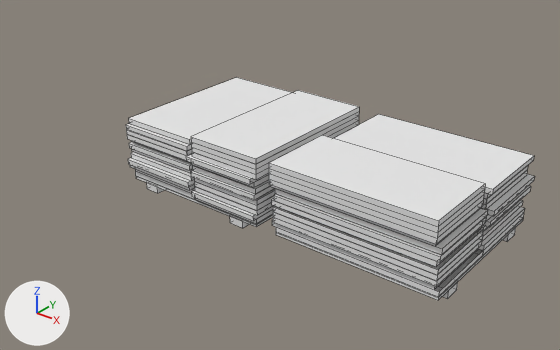
What one commit did to the Blender file Assets/Meshes/Buildings/Other/PlywoodStack.blend.
Rendered twice from a camera (50 mm lens) standing at (5.92, -6.74, 3.91) and looking at (0.42, 0.13, -0.35). Every picture has the same lights, and +X, +Y and +Z are marked at lower left. Mesh edges are drawn as thin lines.
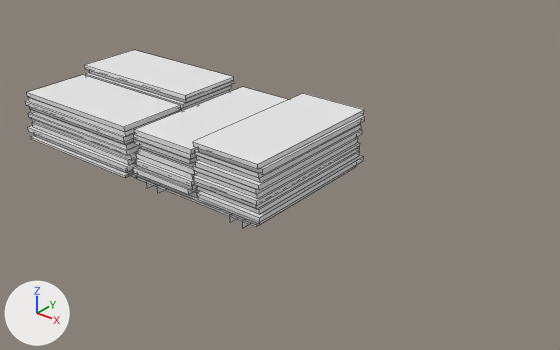
What changed in the scene script:
```text
Change me_cube:
    remove me_cube.from_pydata(...)  # 456 vertices, 296 faces, 18 loose edges; spans x -1.11..3.27, y -1.06..1.11, z -0.5..0.46
    add me_cube.from_pydata(...)  # 400 vertices, 288 faces; spans x -3.21..1.07, y -1.05..1.1, z -0.5..0.39
    me_cube part 1: the loose piece of 8 vertices spanning x -1.07..-0.03, y -1.02..0.98, z -0.25..-0.19 is scaled about its middle by (0.923, 0.975, 1.01), then moved by (1.07, 0.04, -0.13)
    me_cube part 2: the loose piece of 8 vertices spanning x -1.04..0.0, y -1.06..0.94, z -0.18..-0.12 is scaled about its middle by (0.923, 1.04, 1.01), then moved by (1.08, 0.11, -0.13)
    me_cube part 3: the loose piece of 8 vertices spanning x -1.04..0.0, y -1.01..0.99, z -0.12..-0.06 is scaled about its middle by (0.923, 1.01, 1.01), then moved by (1.04, 0.06, -0.13)
    me_cube part 4: the loose piece of 8 vertices spanning x -1.09..-0.04, y -0.96..1.04, z -0.06..0.01 is scaled about its middle by (0.923, 1.04, 1.01), then moved by (1.06, 0.02, -0.13)
    me_cube part 5: the loose piece of 8 vertices spanning x -1.07..-0.02, y -1.0..1.0, z 0.01..0.07 is scaled about its middle by (0.923, 1.03, 1.01), then moved by (1.07, 0.02, -0.12)
    me_cube part 6: the loose piece of 8 vertices spanning x -1.11..-0.06, y -0.94..1.06, z 0.07..0.13 is scaled about its middle by (0.923, 1, 1.01), then moved by (1.09, -0.03, -0.13)
    me_cube part 7: the loose piece of 8 vertices spanning x -1.07..-0.03, y -1.02..0.98, z 0.26..0.32 is scaled about its middle by (0.923, 0.989, 1.13), then moved by (1.05, 0.03, -0.25)
    me_cube part 8: the loose piece of 8 vertices spanning x -1.07..-0.03, y -0.97..1.03, z 0.32..0.39 is scaled about its middle by (0.923, 1.02, 1.01), then moved by (1.1, 0.0, -0.25)
    me_cube part 9: the loose piece of 8 vertices spanning x 1.19..3.19, y 0.03..1.07, z 0.26..0.32 is scaled about its middle by (0.482, 1.92, 1.13), then moved by (-1.67, -0.49, -0.12)
    me_cube part 10: the loose piece of 8 vertices spanning x 1.24..3.24, y 0.03..1.07, z 0.32..0.39 is scaled about its middle by (0.482, 1.93, 1.01), then moved by (-1.72, -0.51, -0.12)
    me_cube part 11: the loose piece of 8 vertices spanning x 1.24..3.24, y -0.97..1.03, z -0.41..-0.38 is scaled about its middle by (0.482, 1, 2), then moved by (-1.66, 0.0, 0.7)
    me_cube part 12: the loose piece of 8 vertices spanning x 1.21..3.21, y 0.03..1.07, z 0.01..0.07 is scaled about its middle by (0.482, 1.99, 1.01), then moved by (-1.67, -0.51, 0.32)
    me_cube part 13: the loose piece of 8 vertices spanning x 1.15..3.15, y 0.0..1.04, z -0.18..-0.12 is scaled about its middle by (0.482, 1.87, 1.01), then moved by (-2.64, -0.47, -0.2)
    me_cube part 14: the loose piece of 8 vertices spanning x 1.19..3.19, y 0.03..1.07, z -0.25..-0.19 is scaled about its middle by (0.482, 2, 1.01), then moved by (-2.73, -0.52, -0.06)
    me_cube part 15: the loose piece of 8 vertices spanning x 1.2..3.2, y 0.0..1.04, z -0.12..-0.06 is scaled about its middle by (0.482, 1.93, 1.01), then moved by (-2.69, -0.5, -0.13)
    me_cube part 16: the loose piece of 8 vertices spanning x 1.26..3.26, y 0.04..1.09, z -0.06..0.01 is scaled about its middle by (0.482, 1.98, 1.01), then moved by (-2.72, -0.55, -0.13)
    me_cube part 17: the loose piece of 8 vertices spanning x 1.27..3.27, y 0.06..1.11, z 0.07..0.13 is scaled about its middle by (0.482, 1.97, 1.01), then moved by (-2.77, -0.53, -0.19)
    me_cube part 18: the loose piece of 8 vertices spanning x 1.24..3.25, y 0.64..0.83, z -0.5..-0.4 is scaled about its middle by (0.481, 10.2, 0.607), then moved by (-2.72, -0.69, 0.43)
    me_cube part 19: the loose piece of 8 vertices spanning x -1.07..-0.02, y -1.0..1.0, z 0.01..0.07 is copied, and the copy is scaled about its middle by (0.923, 0.989, 1.01), then moved by (0.07, 0.07, 0.0); it spans x -0.95..0.01, y -0.92..1.06, z 0.01..0.07
    me_cube part 20: the loose piece of 8 vertices spanning x -1.11..-0.06, y -0.94..1.06, z 0.07..0.13 is copied, and the copy is scaled about its middle by (0.923, 1.02, 1.01), then moved by (0.07, -0.01, 0.0); it spans x -1.0..-0.04, y -0.97..1.07, z 0.07..0.14
    me_cube part 21: the loose piece of 8 vertices spanning x -1.07..-0.02, y -1.0..1.0, z 0.01..0.07 is copied, and the copy is scaled about its middle by (0.923, 1, 1.01), then moved by (0.05, 0.01, 0.13); it spans x -0.98..-0.01, y -0.99..1.02, z 0.14..0.2
    me_cube part 22: the loose piece of 8 vertices spanning x -1.07..-0.03, y -1.02..0.98, z 0.26..0.32 is copied, and the copy is scaled about its middle by (0.923, 1.01, 1.13), then moved by (0.06, 0.05, -0.06); it spans x -0.98..-0.01, y -0.97..1.04, z 0.2..0.26
    me_cube part 23: 25 loose pieces with 232 vertices, spanning x -0.01..3.25, y -1.06..1.07, z -0.5..0.46, are deleted
    me_cube part 24: 54 vertices removed from x -1.07..1.19, y -1.02..1.03, z -0.38..0.25; 136 vertices added at x -3.19..-1.09, y -1.05..1.05, z -0.5..0.39
```

Boxes [x1, y1, x2, y2] around the edits, measured in the pictures (560 x 350 px; the box of a moved part takes in the faces that stretch with it):
'Cube', reshaped (17% narrower, 20% shorter): before [126, 77, 535, 300]; after [26, 50, 365, 228]
part 1 of me_cube, moved or reshaped: before [129, 164, 194, 190]; after [197, 165, 356, 225]
part 2 of me_cube, moved or reshaped: before [128, 158, 194, 187]; after [197, 155, 364, 222]
part 3 of me_cube, moved or reshaped: before [131, 152, 194, 181]; after [197, 151, 360, 214]
part 4 of me_cube, moved or reshaped: before [131, 148, 193, 173]; after [194, 147, 360, 209]
part 5 of me_cube, moved or reshaped: before [129, 142, 192, 170]; after [194, 142, 360, 206]
part 6 of me_cube, moved or reshaped: before [130, 140, 191, 163]; after [194, 138, 358, 199]
part 7 of me_cube, moved or reshaped: before [126, 123, 191, 150]; after [193, 137, 357, 194]
part 8 of me_cube, moved or reshaped: before [128, 77, 293, 144]; after [195, 129, 362, 190]
part 9 of me_cube, moved or reshaped: before [484, 192, 492, 199]; after [196, 124, 361, 183]
part 10 of me_cube, moved or reshaped: before [334, 114, 534, 195]; after [194, 123, 361, 178]
part 11 of me_cube, moved or reshaped: before [276, 218, 523, 300]; after [198, 115, 365, 175]
part 12 of me_cube, moved or reshaped: before [485, 214, 492, 222]; after [193, 93, 364, 169]
part 13 of me_cube, moved or reshaped (not visible before): after [143, 176, 199, 198]
part 14 of me_cube, moved or reshaped: before [482, 200, 523, 241]; after [133, 166, 197, 194]
part 15 of me_cube, moved or reshaped: before [478, 225, 488, 232]; after [137, 165, 197, 190]
part 16 of me_cube, moved or reshaped: before [483, 186, 531, 227]; after [135, 159, 194, 186]
part 17 of me_cube, moved or reshaped: before [486, 174, 535, 216]; after [136, 153, 196, 179]
part 18 of me_cube, moved or reshaped: before [503, 227, 516, 242]; after [138, 148, 194, 174]
part 19 of me_cube, added: after [140, 146, 198, 167]
part 20 of me_cube, added: after [134, 139, 197, 164]
part 21 of me_cube, added: after [134, 134, 196, 160]
part 22 of me_cube, added: after [134, 87, 289, 154]
part 23 of me_cube, deleted: before [186, 90, 528, 299]
part 24 of me_cube, built on: before [126, 129, 273, 224]; after [26, 50, 234, 178]
